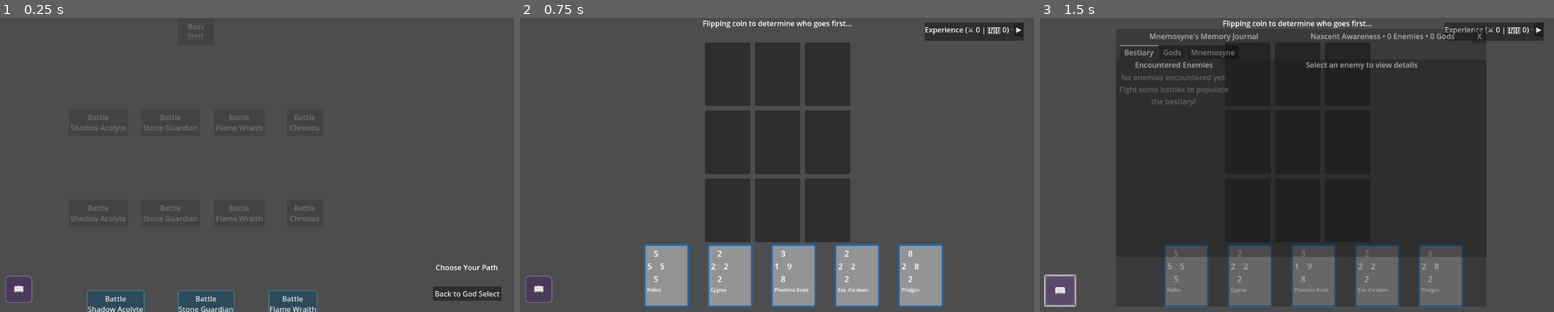
Above: before the commit, frames 1-3 (left to right).
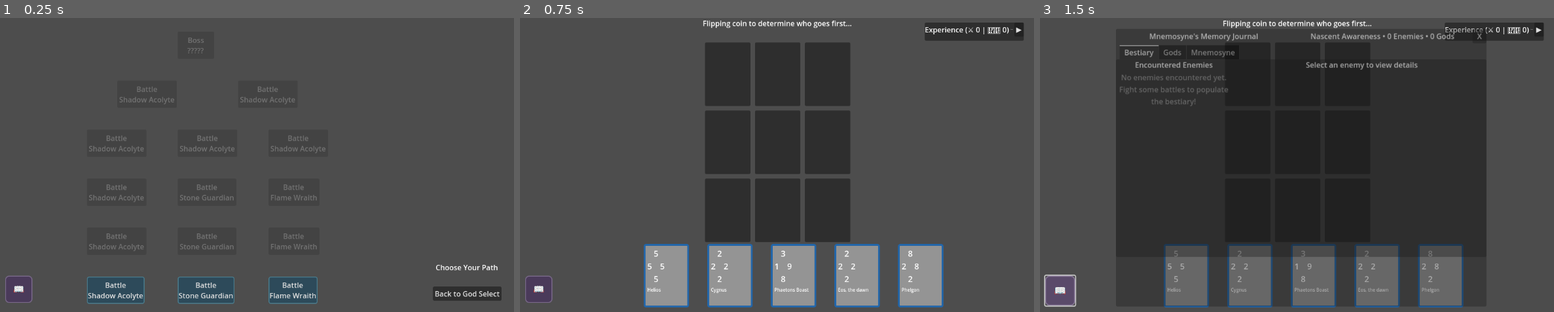
Above: after the commit, the same moments.

Repository: leslieharding/Mnemosyne
Game: Godot game, scene res://Scenes/RunMap.tscn
The game is run twice, just before and just after one commit, with the same random seed, the same clock (stepped at 60 frames per second) and the same inputs. This scene is started directly instead of the project's main scene.
Inputs:
- Up to frame 1 (0.25 s): no input
- Up to frame 2 (0.75 s): click "Battle Shadow Acolyte" at 0.5 s
- Up to frame 3 (1.5 s): click "📖" at 1.25 s

The runs differ from the first frame. In frame 1, 4.0% of the frame differs, in the area x 13-64%, y 2-100%; in frame 2, nothing differs; in frame 3, nothing differs.

Commit message:
bottom run map selection issue solved

Diff:
--- a/Scripts/map_generator.gd
+++ b/Scripts/map_generator.gd
@@ -3,8 +3,8 @@
 extends RefCounted
 
 # Map generation settings
-static var LAYER_COUNT: int = 4
-static var NODES_PER_LAYER: Array[int] = [3, 4, 4, 1]  # Start, Middle, Middle, Boss
+static var LAYER_COUNT: int = 6  # Or however many layers you want
+static var NODES_PER_LAYER: Array[int] = [3, 3, 3, 3, 2, 1]  # Start, Early, Mid, Late, Elite, Boss
 static var MAP_WIDTH: float = 800.0
 static var MAP_HEIGHT: float = 600.0
 static var LAYER_SPACING: float = MAP_HEIGHT / (LAYER_COUNT - 1)
@@ -45,7 +45,12 @@
 	# Calculate horizontal spacing for this layer
 	var horizontal_spacing = MAP_WIDTH / (node_count + 1)
 	# Invert the Y position so layer 0 is at the bottom and final layer is at top
-	var y_position = (LAYER_COUNT - 1 - layer) * LAYER_SPACING
+	# Add padding so buttons don't go off-screen (button height is ~60px)
+	var button_height = 60
+	var padding = button_height / 2
+	var usable_height = MAP_HEIGHT - (2 * padding)
+	var layer_spacing = usable_height / (LAYER_COUNT - 1) if LAYER_COUNT > 1 else 0
+	var y_position = padding + (LAYER_COUNT - 1 - layer) * layer_spacing
 
 	for i in range(node_count):
 		var x_position = (i + 1) * horizontal_spacing
Not shown, added: export_presets.cfg
